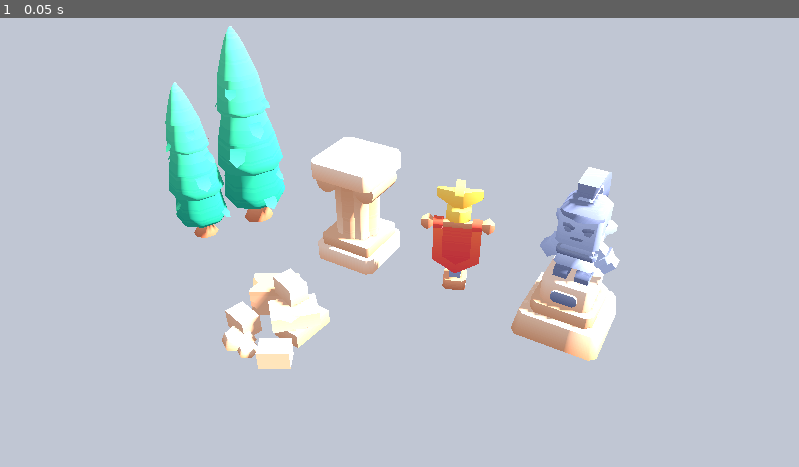
Above: before the commit, frame 1.
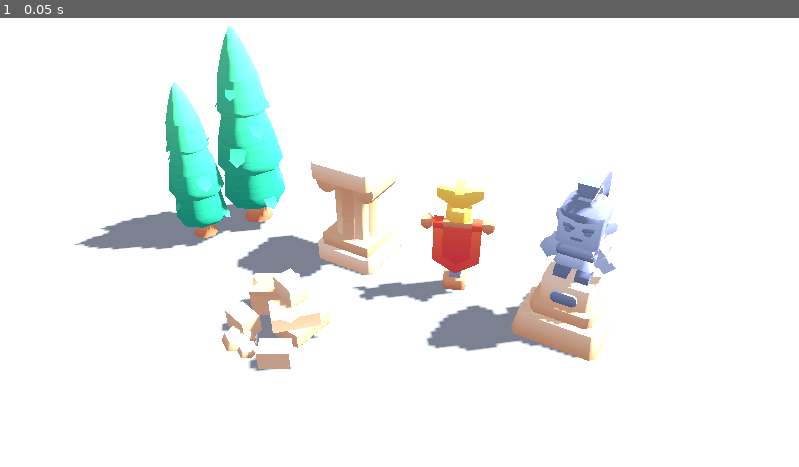
Above: after the commit, the same moment.

Repository: KenneyNL/Starter-Kit-Basic-Scene
Game: Godot game, scene res://scenes/main.tscn
The game is run twice, just before and just after one commit, with the same random seed, the same clock (stepped at 60 frames per second) and the same inputs. The project has no main scene, so this scene is started directly.
Inputs:
- Up to frame 1 (0.05 s): no input

The runs differ from the first frame. In frame 1, 89% of the frame differs, in the area x 0-100%, y 0-100%.

Commit message:
Progress

Diff:
--- a/scenes/main.tscn
+++ b/scenes/main.tscn
@@ -9,6 +9,9 @@
 
 [node name="Main" type="Node3D"]
 
+[node name="Floor" type="CSGBox3D" parent="."]
+size = Vector3(100, 0, 100)
+
 [node name="View" type="Node3D" parent="."]
 transform = Transform3D(0.866025, -0.286788, 0.409576, 0, 0.819152, 0.573576, -0.5, -0.496732, 0.709406, 0, 0, 0)
 
@@ -18,7 +21,7 @@
 fov = 40.0
 
 [node name="Sun" type="DirectionalLight3D" parent="."]
-transform = Transform3D(-0.422618, -0.694272, 0.582563, 0, 0.642788, 0.766044, -0.906308, 0.323744, -0.271654, 0, 0, 0)
+transform = Transform3D(-0.642788, -0.586824, 0.492404, 0, 0.642788, 0.766044, -0.766045, 0.492404, -0.413176, 0, 0, 0)
 shadow_enabled = true
 shadow_blur = 0.5
 
